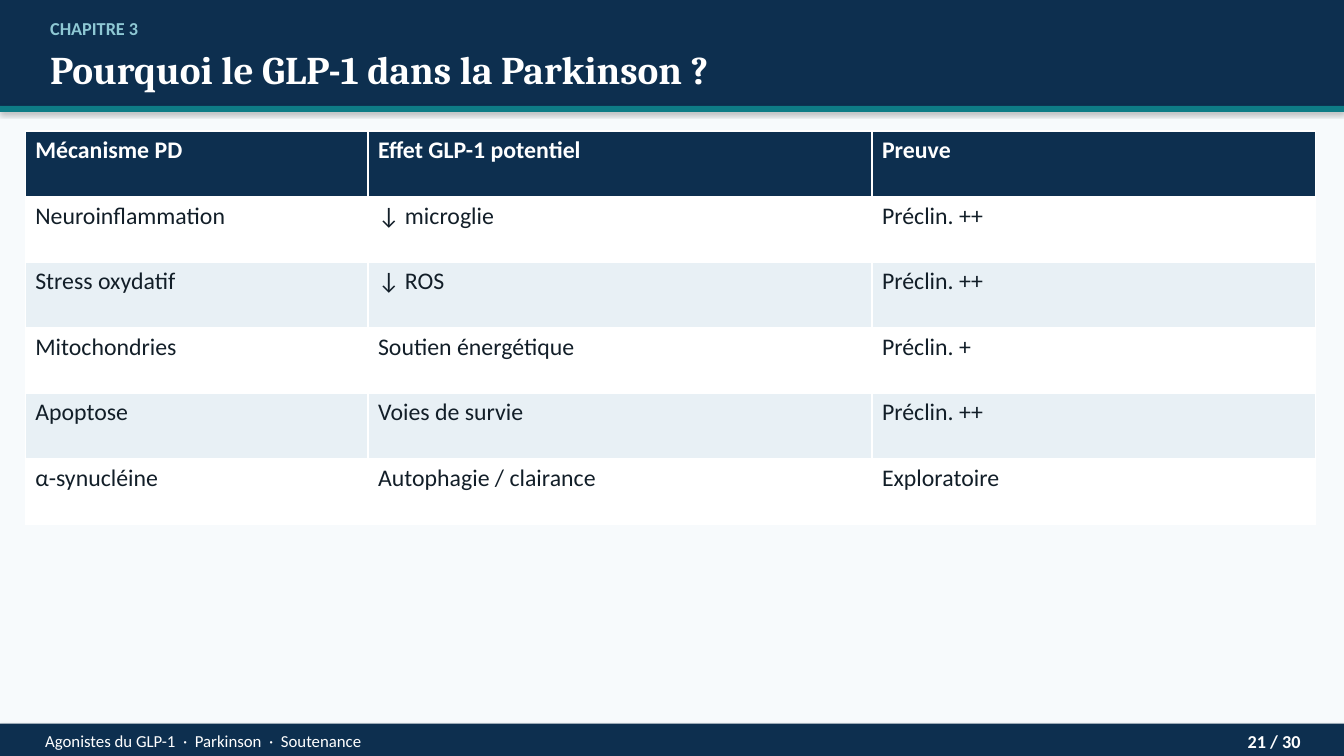
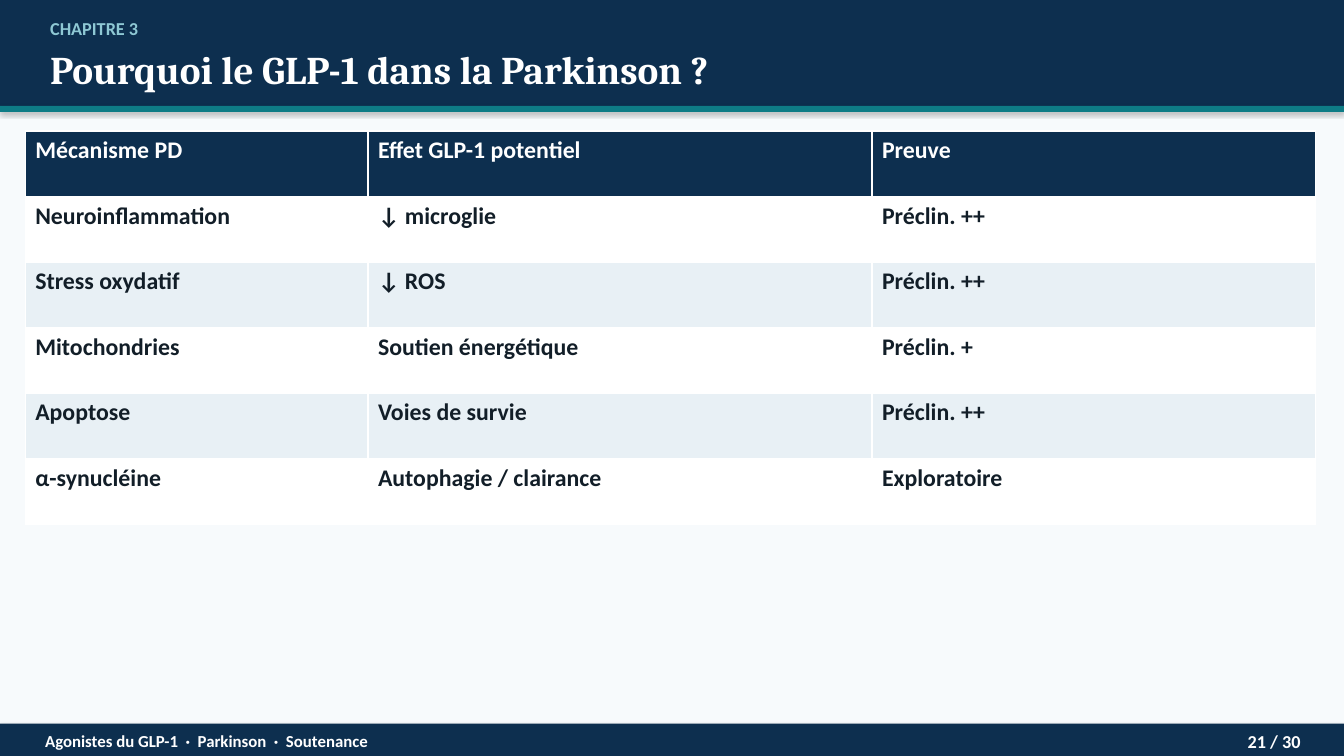
Before and after one commit to Mashtal-Platform/mashtal-platform, a slide deck: slide 21 of docs/presentation/Soutenance_GLP1_Parkinson.pptx. Drawn at 1344x756 pixels with LibreOffice and Linux fonts; fonts in the diff are those of the drawing. Boxes give left, top, right and bottom in pixels: in the first picture for what was removed or moved away, otherwise in the second. Text is boxed around its words. In the diff, an @@ line names an element or a change of style, - is before the commit and + after.

```diff
--- a/docs/presentation/Soutenance_GLP1_Parkinson.pptx
+++ b/docs/presentation/Soutenance_GLP1_Parkinson.pptx
@@ table at [25,131,1316,524] @@
@@ bold on in "Neuroinflammation", "↓ microglie", "Préclin. ++", "Stress oxydatif" and 11 more places @@
@@ text "Agonistes du GLP-1 · Parkinson ..." at [45,735,368,750]: bold on @@
```
Also in this commit, not shown: 28 other slides changed, 4 other files.
